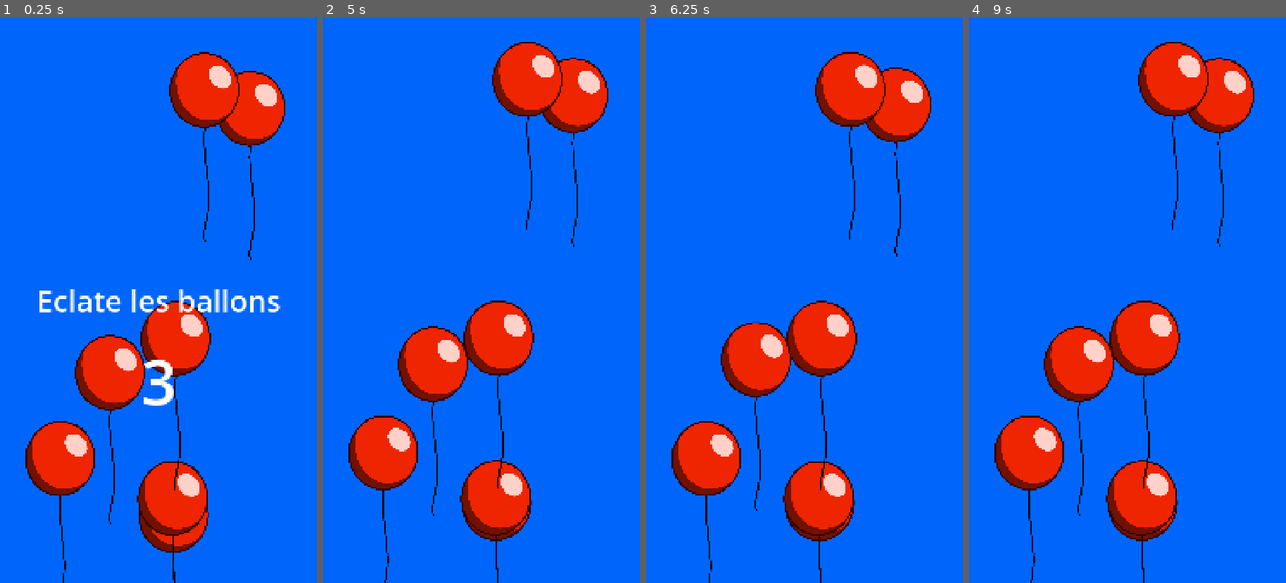
Above: before the commit, frames 1-4 (left to right).
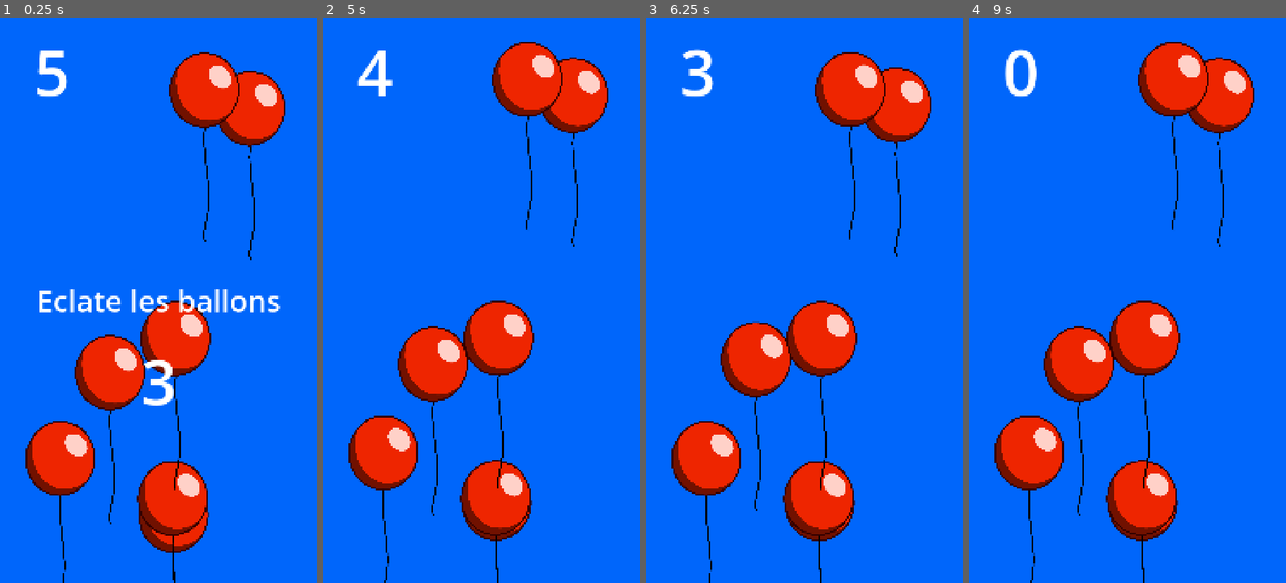
Above: after the commit, the same moments.

Repository: Als1925/mobileware
Game: Godot game, scene res://scenes/eclate_les_ballons.tscn
Same seed, same stepped clock (60 frames per second), same inputs: the game is played once before the commit and once after it. This scene is started directly instead of the project's main scene.
Inputs (mouse positions are in pixels of both pictures, inside the frame that each line leads up to):
- Up to frame 1 (0.25 s): no input
- Up to frame 2 (5 s): click (494, 515) at 0.52 s; click (494, 503) at 1.27 s; click (494, 503) at 2.02 s
- Up to frame 3 (6.25 s): no input
- Up to frame 4 (9 s): no input

The runs differ from the first frame. In frame 1, 0.4% of the frame differs, in the area x 11-22%, y 5-15%; in frame 2, 0.4%; in frame 3, 0.4%; in frame 4, 0.5%.

Commit message:
plein de bugs a reparer

Diff:
--- a/scenes/ballon_eclatable.tscn
+++ b/scenes/ballon_eclatable.tscn
@@ -54,6 +54,31 @@
 "speed": 24.0
 }]
 
+[sub_resource type="Animation" id="Animation_1x0t4"]
+length = 0.001
+tracks/0/type = "bezier"
+tracks/0/imported = false
+tracks/0/enabled = true
+tracks/0/path = NodePath("AnimatedSprite2D:position:y")
+tracks/0/interp = 1
+tracks/0/loop_wrap = true
+tracks/0/keys = {
+"handle_modes": PackedInt32Array(0),
+"points": PackedFloat32Array(-5.50111, -0.25, 0, 0.25, 0),
+"times": PackedFloat32Array(0)
+}
+tracks/1/type = "bezier"
+tracks/1/imported = false
+tracks/1/enabled = true
+tracks/1/path = NodePath("TextureButton:position:y")
+tracks/1/interp = 1
+tracks/1/loop_wrap = true
+tracks/1/keys = {
+"handle_modes": PackedInt32Array(0),
+"points": PackedFloat32Array(-33, -0.25, 0, 0.25, 0),
+"times": PackedFloat32Array(0)
+}
+
 [sub_resource type="Animation" id="Animation_nujdk"]
 resource_name = "idle"
 loop_mode = 1
@@ -78,31 +103,6 @@
 "handle_modes": PackedInt32Array(0, 0, 0),
 "points": PackedFloat32Array(-33, -0.25, 0, 0.25, 0, -45.015, -0.25, 0, 0.25, 0, -33, -0.25, 0, 0.25, 0),
 "times": PackedFloat32Array(0, 0.5, 1)
-}
-
-[sub_resource type="Animation" id="Animation_1x0t4"]
-length = 0.001
-tracks/0/type = "bezier"
-tracks/0/imported = false
-tracks/0/enabled = true
-tracks/0/path = NodePath("AnimatedSprite2D:position:y")
-tracks/0/interp = 1
-tracks/0/loop_wrap = true
-tracks/0/keys = {
-"handle_modes": PackedInt32Array(0),
-"points": PackedFloat32Array(-5.50111, -0.25, 0, 0.25, 0),
-"times": PackedFloat32Array(0)
-}
-tracks/1/type = "bezier"
-tracks/1/imported = false
-tracks/1/enabled = true
-tracks/1/path = NodePath("TextureButton:position:y")
-tracks/1/interp = 1
-tracks/1/loop_wrap = true
-tracks/1/keys = {
-"handle_modes": PackedInt32Array(0),
-"points": PackedFloat32Array(-33, -0.25, 0, 0.25, 0),
-"times": PackedFloat32Array(0)
 }
 
 [sub_resource type="AnimationLibrary" id="AnimationLibrary_kfj8u"]
--- a/scenes/eclate_les_ballons.tscn
+++ b/scenes/eclate_les_ballons.tscn
@@ -1,6 +1,7 @@
-[gd_scene load_steps=3 format=3 uid="uid://bbm856fslj5kd"]
+[gd_scene load_steps=4 format=3 uid="uid://bbm856fslj5kd"]
 
 [ext_resource type="Script" uid="uid://dt3bmwtm5248q" path="res://scripts/eclate_les_ballons.gd" id="1_7jgba"]
+[ext_resource type="PackedScene" uid="uid://onfhp6u8gh4f" path="res://scenes/timer_global.tscn" id="2_7jgba"]
 
 [sub_resource type="BoxMesh" id="BoxMesh_lnyhh"]
 
@@ -12,6 +13,9 @@
 position = Vector2(-37, -20.5)
 scale = Vector2(1232, 2073)
 mesh = SubResource("BoxMesh_lnyhh")
+
+[node name="TimerGlobal" parent="." instance=ExtResource("2_7jgba")]
+temps = 5
 
 [node name="Camera2D" type="Camera2D" parent="."]
 
--- a/scenes/rythme.tscn
+++ b/scenes/rythme.tscn
@@ -1,6 +1,7 @@
-[gd_scene load_steps=4 format=3 uid="uid://tn58847vgr2x"]
+[gd_scene load_steps=5 format=3 uid="uid://tn58847vgr2x"]
 
 [ext_resource type="Script" uid="uid://dafsr585k4j0o" path="res://scripts/rythme.gd" id="1_ehv16"]
+[ext_resource type="PackedScene" uid="uid://onfhp6u8gh4f" path="res://scenes/timer_global.tscn" id="2_ehv16"]
 
 [sub_resource type="BoxMesh" id="BoxMesh_5vq4g"]
 
@@ -9,6 +10,8 @@
 
 [node name="Rythme" type="Node2D"]
 script = ExtResource("1_ehv16")
+
+[node name="TimerGlobal" parent="." instance=ExtResource("2_ehv16")]
 
 [node name="Camera2D" type="Camera2D" parent="."]
 
--- a/scenes/rythmedroite.tscn
+++ b/scenes/rythmedroite.tscn
@@ -6,6 +6,21 @@
 
 [sub_resource type="RectangleShape2D" id="RectangleShape2D_e2hc4"]
 size = Vector2(234, 234)
+
+[sub_resource type="Animation" id="Animation_fgivr"]
+length = 0.001
+tracks/0/type = "value"
+tracks/0/imported = false
+tracks/0/enabled = true
+tracks/0/path = NodePath("Area2D:position")
+tracks/0/interp = 1
+tracks/0/loop_wrap = true
+tracks/0/keys = {
+"times": PackedFloat32Array(0),
+"transitions": PackedFloat32Array(1),
+"update": 0,
+"values": [Vector2(0, 0)]
+}
 
 [sub_resource type="Animation" id="Animation_e2hc4"]
 resource_name = "tombe"
@@ -21,21 +36,6 @@
 "transitions": PackedFloat32Array(1, 1),
 "update": 0,
 "values": [Vector2(0, 0), Vector2(0, 2217)]
-}
-
-[sub_resource type="Animation" id="Animation_fgivr"]
-length = 0.001
-tracks/0/type = "value"
-tracks/0/imported = false
-tracks/0/enabled = true
-tracks/0/path = NodePath("Area2D:position")
-tracks/0/interp = 1
-tracks/0/loop_wrap = true
-tracks/0/keys = {
-"times": PackedFloat32Array(0),
-"transitions": PackedFloat32Array(1),
-"update": 0,
-"values": [Vector2(0, 0)]
 }
 
 [sub_resource type="AnimationLibrary" id="AnimationLibrary_m7xtx"]
--- a/scenes/rythmegauche.tscn
+++ b/scenes/rythmegauche.tscn
@@ -6,6 +6,21 @@
 
 [sub_resource type="RectangleShape2D" id="RectangleShape2D_1iqnc"]
 size = Vector2(234, 234)
+
+[sub_resource type="Animation" id="Animation_fgivr"]
+length = 0.001
+tracks/0/type = "value"
+tracks/0/imported = false
+tracks/0/enabled = true
+tracks/0/path = NodePath("Area2D:position")
+tracks/0/interp = 1
+tracks/0/loop_wrap = true
+tracks/0/keys = {
+"times": PackedFloat32Array(0),
+"transitions": PackedFloat32Array(1),
+"update": 0,
+"values": [Vector2(0, 0)]
+}
 
 [sub_resource type="Animation" id="Animation_e2hc4"]
 resource_name = "tombe"
@@ -21,21 +36,6 @@
 "transitions": PackedFloat32Array(1, 1),
 "update": 0,
 "values": [Vector2(0, 0), Vector2(0, 2217)]
-}
-
-[sub_resource type="Animation" id="Animation_fgivr"]
-length = 0.001
-tracks/0/type = "value"
-tracks/0/imported = false
-tracks/0/enabled = true
-tracks/0/path = NodePath("Area2D:position")
-tracks/0/interp = 1
-tracks/0/loop_wrap = true
-tracks/0/keys = {
-"times": PackedFloat32Array(0),
-"transitions": PackedFloat32Array(1),
-"update": 0,
-"values": [Vector2(0, 0)]
 }
 
 [sub_resource type="AnimationLibrary" id="AnimationLibrary_m7xtx"]
--- /dev/null
+++ b/scenes/timer_global.tscn
@@ -0,0 +1,23 @@
+[gd_scene load_steps=2 format=3 uid="uid://onfhp6u8gh4f"]
+
+[ext_resource type="Script" uid="uid://dtlu40v7qxvlu" path="res://scripts/timer_global.gd" id="1_enyds"]
+
+[node name="TimerGlobal" type="Node2D"]
+script = ExtResource("1_enyds")
+
+[node name="Label" type="Label" parent="."]
+anchors_preset = 8
+anchor_left = 0.5
+anchor_top = 0.5
+anchor_right = 0.5
+anchor_bottom = 0.5
+offset_left = -576.0
+offset_top = -988.0
+offset_right = -152.0
+offset_bottom = -570.0
+grow_horizontal = 2
+grow_vertical = 2
+theme_override_font_sizes/font_size = 216
+text = "7"
+horizontal_alignment = 1
+vertical_alignment = 1
--- a/scripts/cut_scene.gd
+++ b/scripts/cut_scene.gd
@@ -10,6 +10,6 @@
 	$"compte à rebours".text = "1"
 	await get_tree().create_timer(1).timeout
 	$"compte à rebours".text = "GO"
-	await get_tree().create_timer(1).timeout
+	await get_tree().create_timer(0.5).timeout
 	get_tree().change_scene_to_file("res://scenes/" + games.pick_random() + ".tscn")
 	return
--- a/scripts/eclate_les_ballons.gd
+++ b/scripts/eclate_les_ballons.gd
@@ -54,6 +54,6 @@
 
 
 func start_transition() -> void:
+	global.start = false
 	await get_tree().create_timer(2).timeout
-	global.start = false
 	get_tree().change_scene_to_file("res://scenes/cut_scene.tscn")
--- a/scripts/rythme.gd
+++ b/scripts/rythme.gd
@@ -76,4 +76,3 @@
 	else:
 		await get_tree().create_timer(0.5).timeout
 		get_tree().change_scene_to_file("res://scenes/cut_scene.tscn")
-		print("stop")
--- /dev/null
+++ b/scripts/timer_global.gd
@@ -0,0 +1,27 @@
+extends Node2D
+
+@export var temps : int = 10
+@onready var label: Label = $Label
+
+var a_commencé := false  # Pour éviter de démarrer plusieurs fois
+
+func _ready() -> void:
+	label.text = str(temps)
+
+func _process(delta: float) -> void:
+	if global.start and not a_commencé:
+		a_commencé = true
+		start_timer()
+
+func start_timer() -> void:
+	await_timer()
+
+func await_timer() -> void:
+	await get_tree().create_timer(1.0).timeout
+	if temps > 0:
+		temps -= 1
+		label.text = str(temps)
+		start_timer()
+	else:
+		label.text = "0"
+		get_tree().change_scene_to_file("res://scenes/cut_scene.tscn")
Not shown, added: scripts/timer_global.gd.uid
